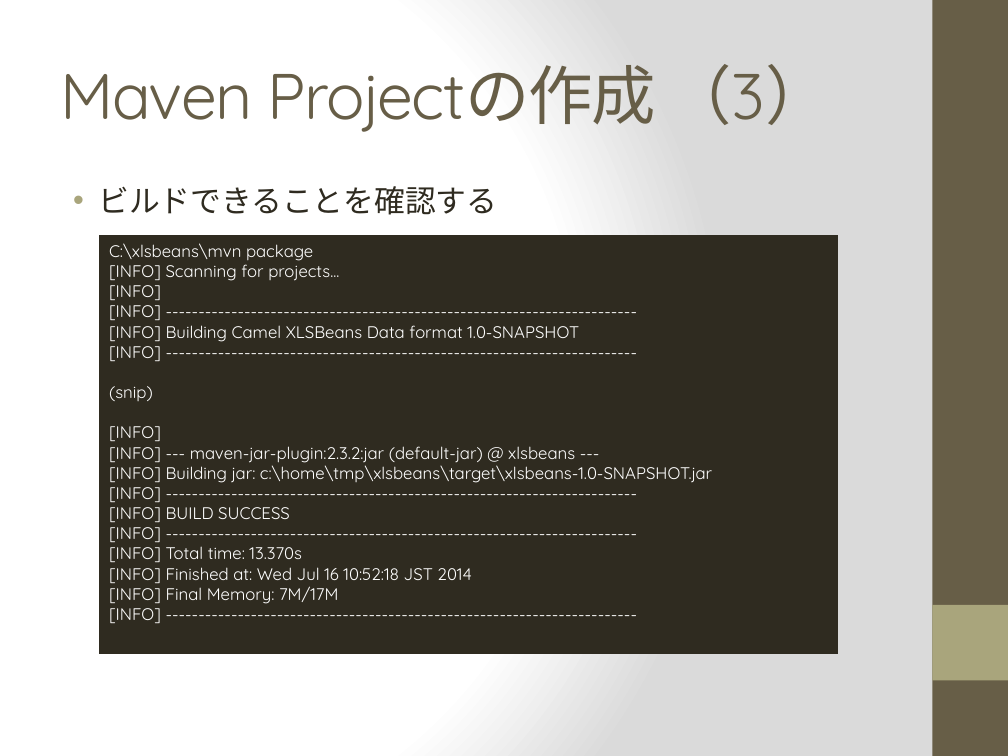
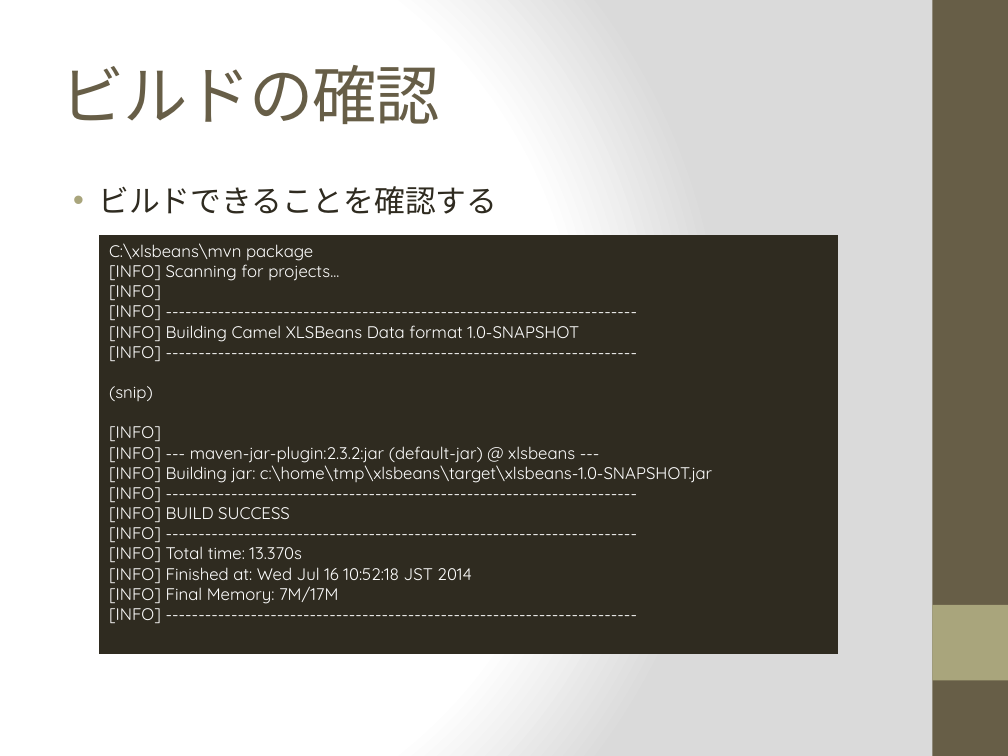
Before and after one commit to 15921050052/camel-xlsbeans, a slide deck: slide 10 of doc/Data Format Component.pptx (slide 11 before the commit). Drawn at 1008x756 pixels with LibreOffice and Linux fonts; fonts in the diff are those of the drawing. Boxes give left, top, right and bottom in pixels: in the first picture for what was removed or moved away, otherwise in the second. Text is boxed around its words. In the diff, an @@ line names an element or a change of style, - is before the commit and + after.

```diff
--- a/doc/Data Format Component.pptx
+++ b/doc/Data Format Component.pptx
@@ title at (x1=60, y1=65, x2=439, y2=124): text changed @@
-Maven Projectの作成 （3）
+ビルドの確認
```
Also in this commit, not shown: 3 other slides changed.
